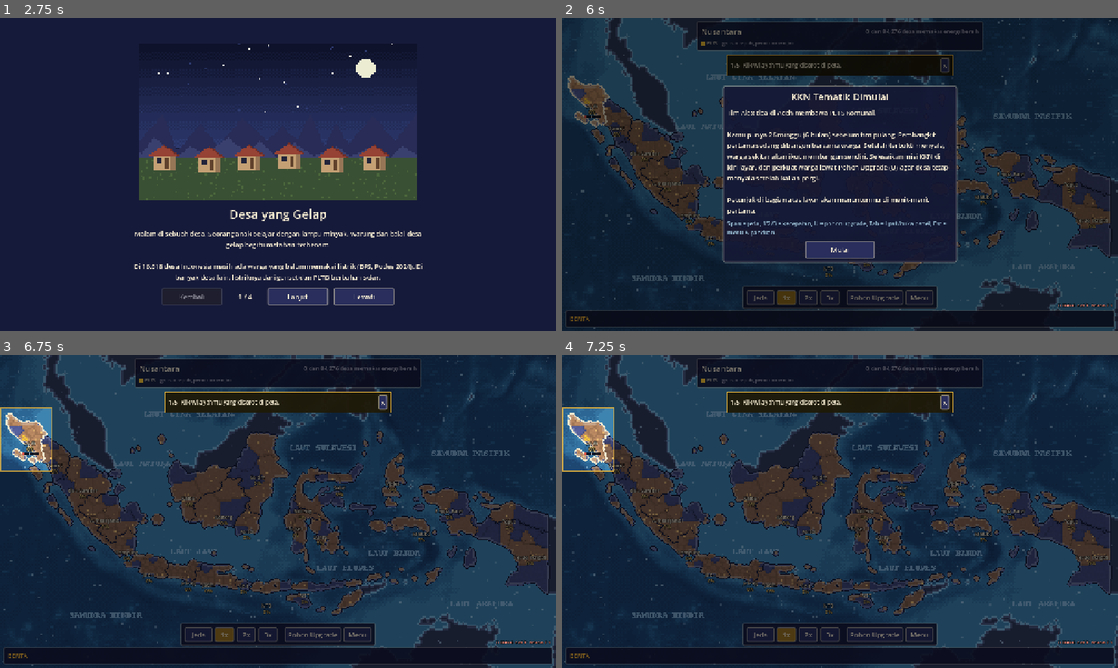
Above: before the commit, frames 1-4 (two rows, left to right).
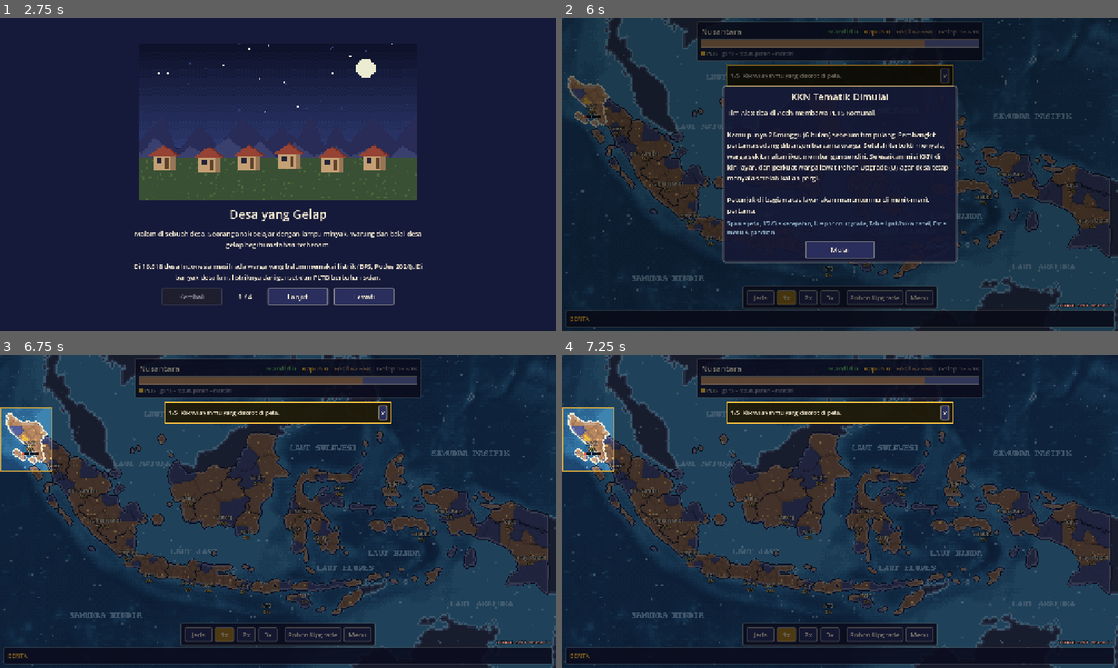
Above: after the commit, the same moments.

Repository: RizqieSufiawan/percikan-lentera
Game: Godot game, scene res://scenes/title.tscn
Same seed, same stepped clock (60 frames per second), same inputs: the game is played once before the commit and once after it. Sound files missing from this copy of the repository are replaced by a short silence.
Inputs (mouse positions are in pixels of both pictures, inside the frame that each line leads up to):
- Up to frame 1 (2.75 s): click "Permainan Baru" at 0.5 s; click "Lanjut" at 1.25 s; click "Kembali" at 2 s
- Up to frame 2 (6 s): click "Lewati" at 2.75 s; click (1056, 268) at 3.52 s; type "Alex" at 3.6 s; click "Pilih kloter (daftar atau kli…" at 4.25 s; click "PLTS Komunal" at 5 s; click "Mulai KKN" at 5.75 s
- Up to frame 3 (6.75 s): click "Mulai" at 6.5 s
- Up to frame 4 (7.25 s): no input

Frame 1 is identical in both runs. In frame 2, 4.9% of the frame differs, in the area x 24-76%, y 3-22%; in frame 3, 5.0%; in frame 4, 5.0%.

Commit message:
Review

Diff:
--- a/scripts/ui/game_screen.gd
+++ b/scripts/ui/game_screen.gd
@@ -577,7 +577,7 @@
 	var changed := not _reveal_ready or lit != _reveal_lit or post != _reveal_post_kkn
 	if _reveal_ready and lit and not _reveal_lit:
 		Audio.sfx(&"point")
-		toast("Desa pertama menyala! Warga sekitar mulai ikut membangun sendiri.")
+		toast("Desa pertama menyala! Warga sekitar mulai ikut membangun sendiri.")  # bar desa sudah tampil sejak awal
 	if _reveal_ready and post and not _reveal_post_kkn:
 		toast("Panel baru di atas: Resistensi (100% = kalah) dan Kesejahteraan (habis = kalah).", Palette.INDEPENDENT)
 	_reveal_ready = true
@@ -596,9 +596,10 @@
 		return
 	var lit := _reveal_lit
 	var post := _reveal_post_kkn
+	# Bar desa & angkanya tampil sejak awal (pemain langsung melihat seberapa banyak yang fosil/gelap).
 	for n: Control in [%IndepLabel, %LitLabel, %FossilLabel, %DarkLabel, access_bar]:
-		n.visible = lit
-	_simple_label.visible = not lit
+		n.visible = true
+	_simple_label.visible = false
 	# Komunitas tampil per wilayah di peta (bar kecil di bawah label), bukan di panel kiri.
 	$StatsPanel/VBox/CommunityRow.visible = false
 	_welfare_row().visible = post
--- a/scripts/ui/map_view.gd
+++ b/scripts/ui/map_view.gd
@@ -229,6 +229,8 @@
 ## Dipanggil layar persiapan setelah build().
 func set_preview() -> void:
 	preview = true
+	for k in nodes:
+		nodes[k].set_meta("preview", true)
 	for id in nodes:
 		var n: ProvinceNode = nodes[id]
 		n.count_label.visible = false
@@ -442,7 +444,7 @@
 	var cfg := Game.db.config
 	var stage := "macet, warga belum membangun sendiri" if s.community < cfg.auto_build_min_community \
 		else ("warga membangun sendiri" if s.community < cfg.independence_threshold else "desa bisa Mandiri")
-	var text := "%s%s\n%s desa: %s mandiri, %s rapuh, %s fosil, %s gelap\n\nBar di bawah nama = Komunitas %d%% (%s).\nGaris putih: %d = warga membangun sendiri, %d = desa jadi Mandiri." % [s.data.display_name,
+	var text := "%s%s\n%s desa: %s mandiri, %s rapuh, %s fosil, %s gelap\n\nKomunitas %d%% (%s).\nKlik wilayah untuk melihat bar Komunitas: garis %d = warga membangun sendiri, %d = desa jadi Mandiri." % [s.data.display_name,
 		("\nProvinsi: " + members) if members != "" else "", Simulation.ribu(s.total_desa()), Simulation.ribu(s.independent_desa),
 		Simulation.ribu(s.lit_desa), Simulation.ribu(s.fossil_desa), Simulation.ribu(s.dark_desa), int(s.community), stage,
 		int(cfg.auto_build_min_community), int(cfg.independence_threshold)]
--- a/scripts/ui/province_node.gd
+++ b/scripts/ui/province_node.gd
@@ -53,7 +53,7 @@
 	# Persen desa nyata yang sudah memakai energi bersih.
 	count_label.text = "%d%%" % roundi(100.0 * state.on_desa() / maxf(1.0, state.total_desa()))
 	internet_mark.visible = state.internet
-	# Supaya peta tidak penuh: bar Komunitas hanya tampil saat wilayah dipilih atau disorot mouse.
+	# Supaya peta tidak penuh: bar Komunitas hanya tampil saat wilayah diklik (dipilih).
 	_community_bar.set_value(state.community)
 	_update_bar()
 	button.modulate = Color.WHITE if reachable or state.on() > 0 else Color(0.75, 0.75, 0.8)
@@ -71,12 +71,12 @@
 
 func set_hovered(value: bool) -> void:
 	_hovered = value
-	_update_bar()
 
 
 func _update_bar() -> void:
 	if _community_bar:
-		_community_bar.visible = _selected or _hovered
+		# Layar persiapan (peta pratinjau) tidak punya Komunitas: bar tidak pernah tampil di sana.
+		_community_bar.visible = _selected and Game.sim != null and not get_meta("preview", false)
 
 
 func pulse() -> void:
